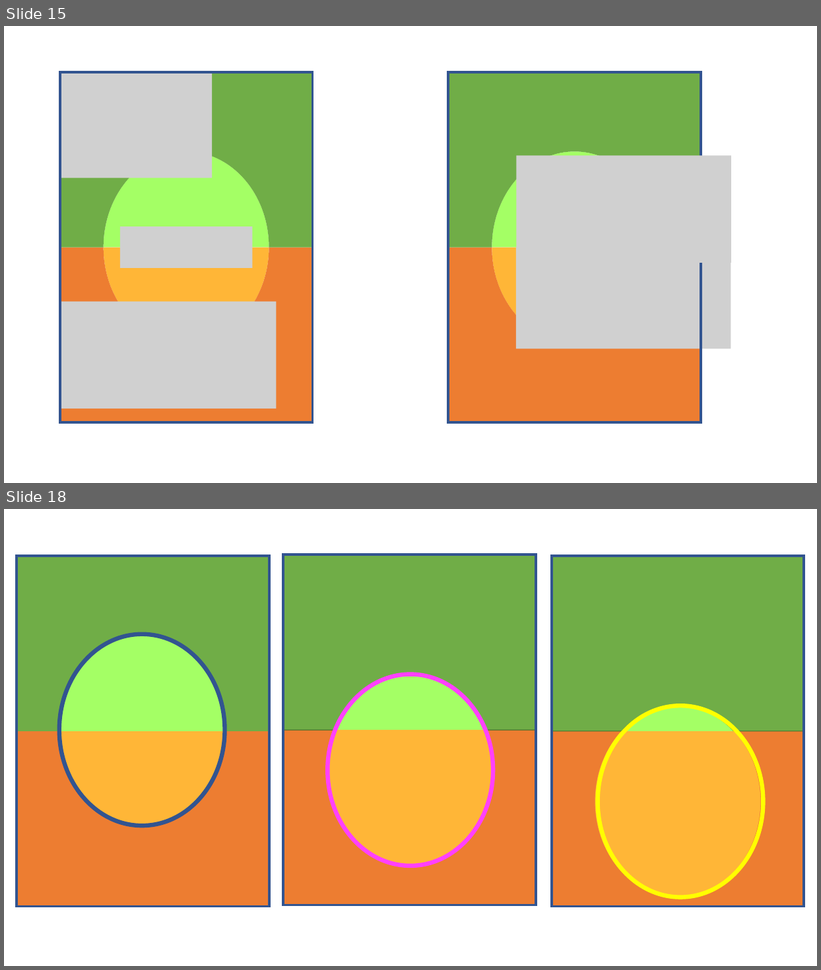
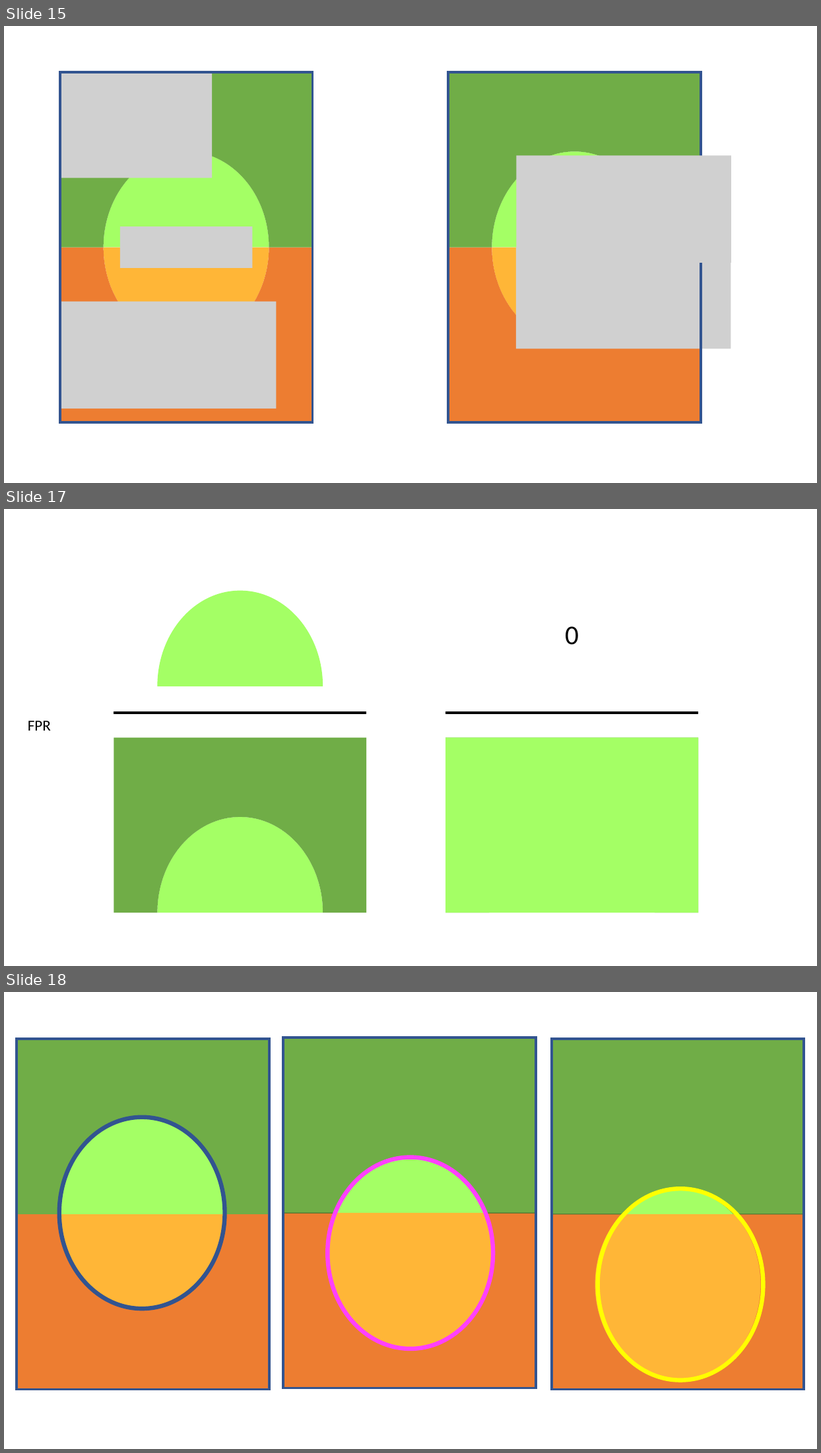
Before and after one commit to daniel-yj-yang/ml, a slide deck: model_evaluation/confusion_matrix/images/visualization_of_confusion_matrix.pptx. Shown one above the other, each under a label of ours: slides 15 and 18 before the commit, slides 15, 17 and 18 after it; the slides between them are not shown. The pictures are 821x970 and 821x1453 pixels, drawn with LibreOffice and Linux fonts; fonts in the diff are those of the drawing; grey boxes stand for pictures. Boxes give left, top, right and bottom in pixels: in the first picture for what was removed or moved away, otherwise in the second. Text is boxed around its words. In the diff, an @@ line names an element or a change of style, - is before the commit and + after.

```diff
--- a/model_evaluation/confusion_matrix/images/visualization_of_confusion_matrix.pptx
+++ b/model_evaluation/confusion_matrix/images/visualization_of_confusion_matrix.pptx
@@ slide 17 added at box(4, 509, 817, 966), background #FFFFFF @@
@@ rectangle added at box(114, 562, 366, 914), outline #FFFFFF 3 pt @@
@@ rectangle added at box(446, 562, 698, 914), outline #FFFFFF 3 pt @@
@@ freeform shape added at box(158, 591, 323, 687), fill #A4FF65 @@
@@ text added at box(565, 626, 579, 645), 32 pt, text #000000 @@
+0
@@ text added at box(28, 721, 51, 731), 18 pt, text #000000 @@
+FPR
@@ line added from (114, 714) to (366, 714), #000000 3.5 pt @@
@@ line added from (446, 714) to (699, 714), #000000 3.5 pt @@
@@ freeform shape added at box(114, 738, 366, 914), fill #70AD47 @@
@@ freeform shape added at box(446, 738, 698, 914), fill #70AD47 @@
@@ rectangle added at box(446, 738, 698, 914), fill #A4FF65 @@
@@ freeform shape added at box(158, 817, 323, 913), fill #A4FF65 @@
@@ rectangle added at box(498, 806, 510, 845), fill #A4FF65 @@
```
Also in this commit, not shown: 2 slides changed, 1 other slide added, 1 slide removed, 5 other files.
